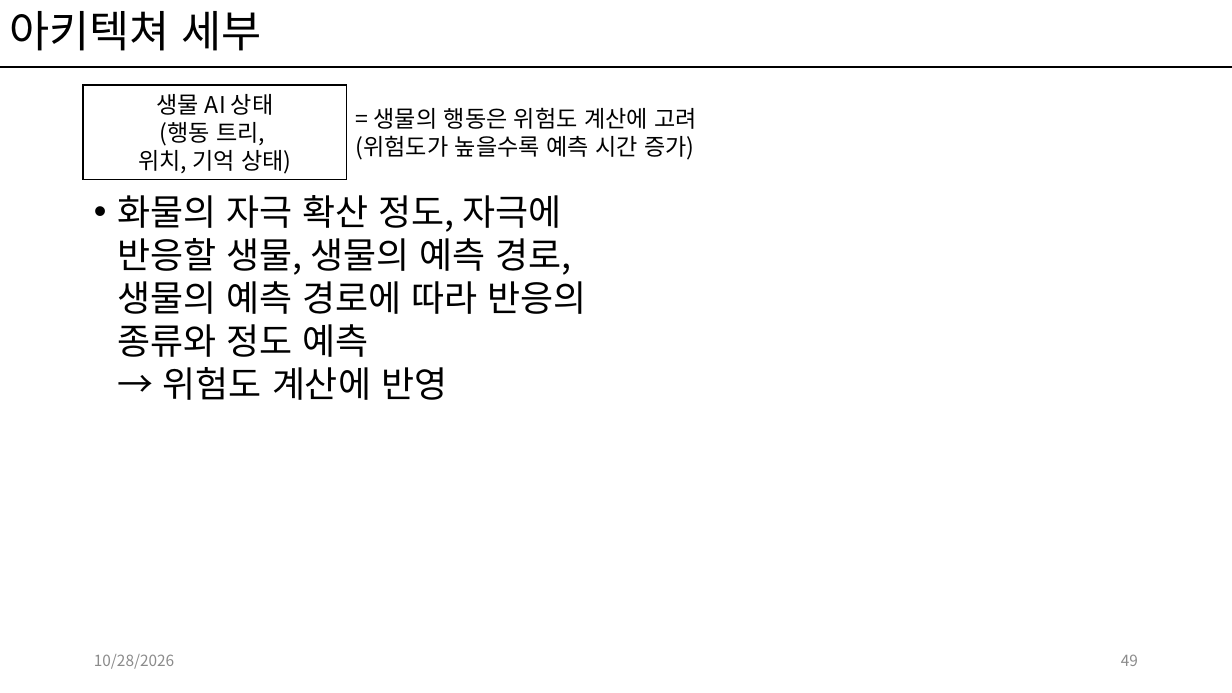
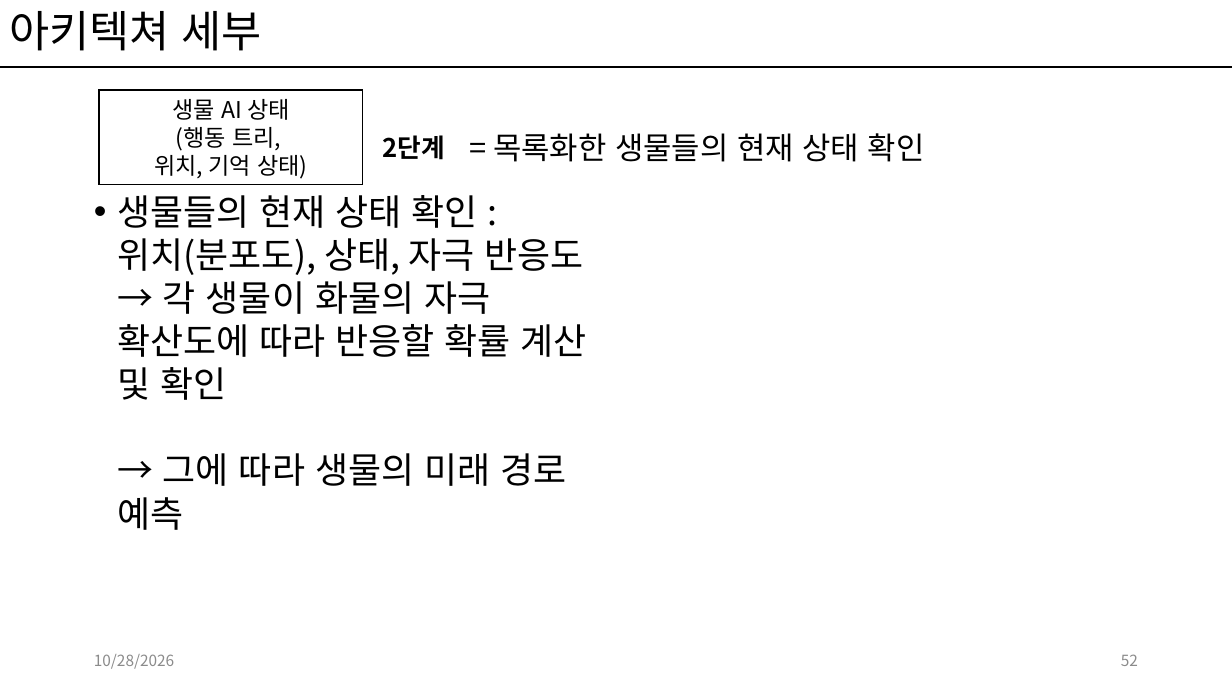
Before and after one commit to kwakyerin/2026_Graduation_Project, a slide deck: slide 52 of documents/HyunahKwon/design/designing/for_teammates/배트와 달트_기획.pptx (slide 49 before the commit). Drawn at 1232x693 pixels with LibreOffice and Linux fonts; fonts in the diff are those of the drawing. Boxes give left, top, right and bottom in pixels: in the first picture for what was removed or moved away, otherwise in the second. Text is boxed around its words. In the diff, an @@ line names an element or a change of style, - is before the commit and + after.

Commit message:
아키텍쳐 기획 세부 정리 완료
전체 기획서에 위치함, 수정한 페이지는 표시를 해둠

```diff
--- a/documents/HyunahKwon/design/designing/for_teammates/배트와 달트_기획.pptx
+++ b/documents/HyunahKwon/design/designing/for_teammates/배트와 달트_기획.pptx
@@ rectangle "생물 AI 상태 (행동 트리, ...": place and size @@
-rectangle "생물 AI 상태 (행동 트리, ..." at (83, 85, 347, 179)
+rectangle "생물 AI 상태 (행동 트리, ..." at (99, 91, 362, 185)
@@ text removed at (356, 107, 697, 160) @@
-= 생물의 행동은 위험도 계산에 고려
-(위험도가 높을수록 예측 시간 증가)
@@ text added at (383, 135, 445, 160), 20 pt, text #000000, bold @@
+2단계
@@ text added at (493, 133, 925, 162), 24 pt, text #000000 @@
+= 목록화한 생물들의 현재 상태 확인
@@ text at (117, 195, 586, 530): text changed @@
-• 화물의 자극 확산 정도, 자극에 반응할 생물, 생물의 예측 경로, 생물의 예측 경로에 따라 반응의 종류와 정도 예측
-  → 위험도 계산에 반영
+• 생물들의 현재 상태 확인 :
+  위치(분포도), 상태, 자극 반응도
+  → 각 생물이 화물의 자극 확산도에 따라 반응할 확률 계산 및 확인
+  → 그에 따라 생물의 미래 경로 예측
@@ page number at (1121, 654, 1138, 666): text changed @@
-49
+52
```
Also in this commit, not shown: 11 other slides changed, 6 slides added.
